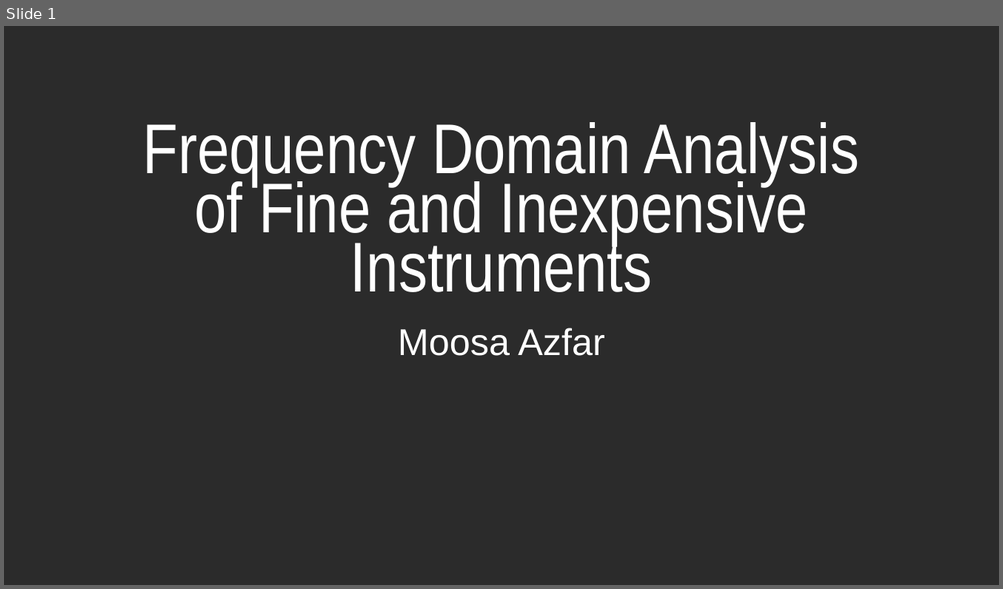
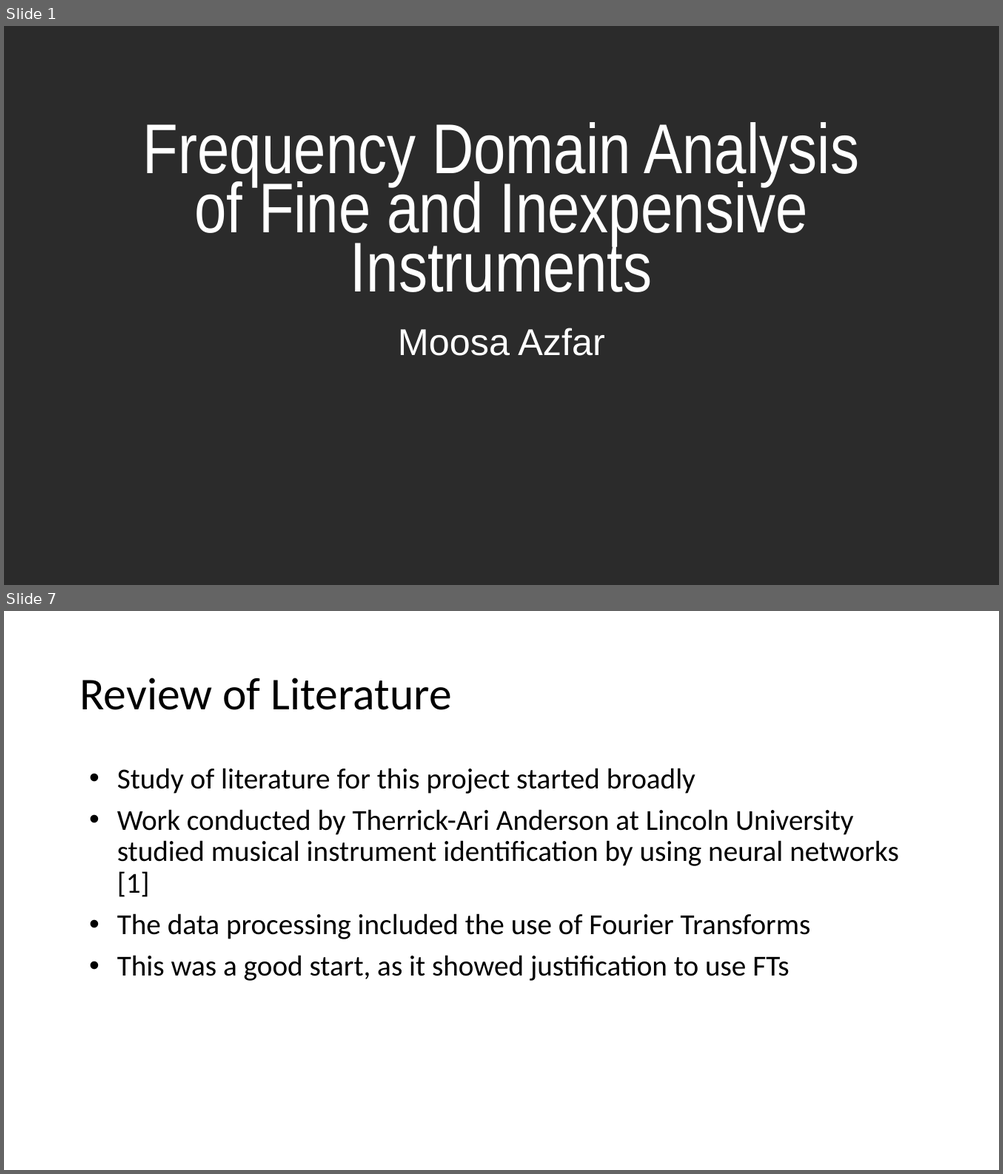
Before and after one commit to mxazfar/Music-Project, a slide deck: URC Presentation.pptx. Shown one above the other, each under a label of ours: slide 1 before the commit, slides 1 and 7 after it; the slides between them are not shown. The pictures are 1003x589 and 1003x1174 pixels, drawn with LibreOffice and Linux fonts; fonts in the diff are those of the drawing; background and template pictures are left out; a plain dark background stands for a picture behind light text. Boxes give left, top, right and bottom in pixels: in the first picture for what was removed or moved away, otherwise in the second. Text is boxed around its words. In the diff, an @@ line names an element or a change of style, - is before the commit and + after.

```diff
--- a/URC Presentation.pptx
+++ b/URC Presentation.pptx
@@ slide 7 added at bbox=[4, 611, 999, 1170], background #FFFFFF @@
@@ title added at bbox=[79, 678, 452, 710], 44 pt, text #000000 @@
+Review of Literature
@@ text added at bbox=[117, 768, 899, 981], 28 pt, text #000000 @@
+• Study of literature for this project started broadly
+• Work conducted by Therrick-Ari Anderson at Lincoln University studied musical instrument identification by using neural networks [1]
+• The data processing included the use of Fourier Transforms
+• This was a good start, as it showed justification to use FTs
```
Also in this commit, not shown: 16 other slides added, 1 slide removed.
